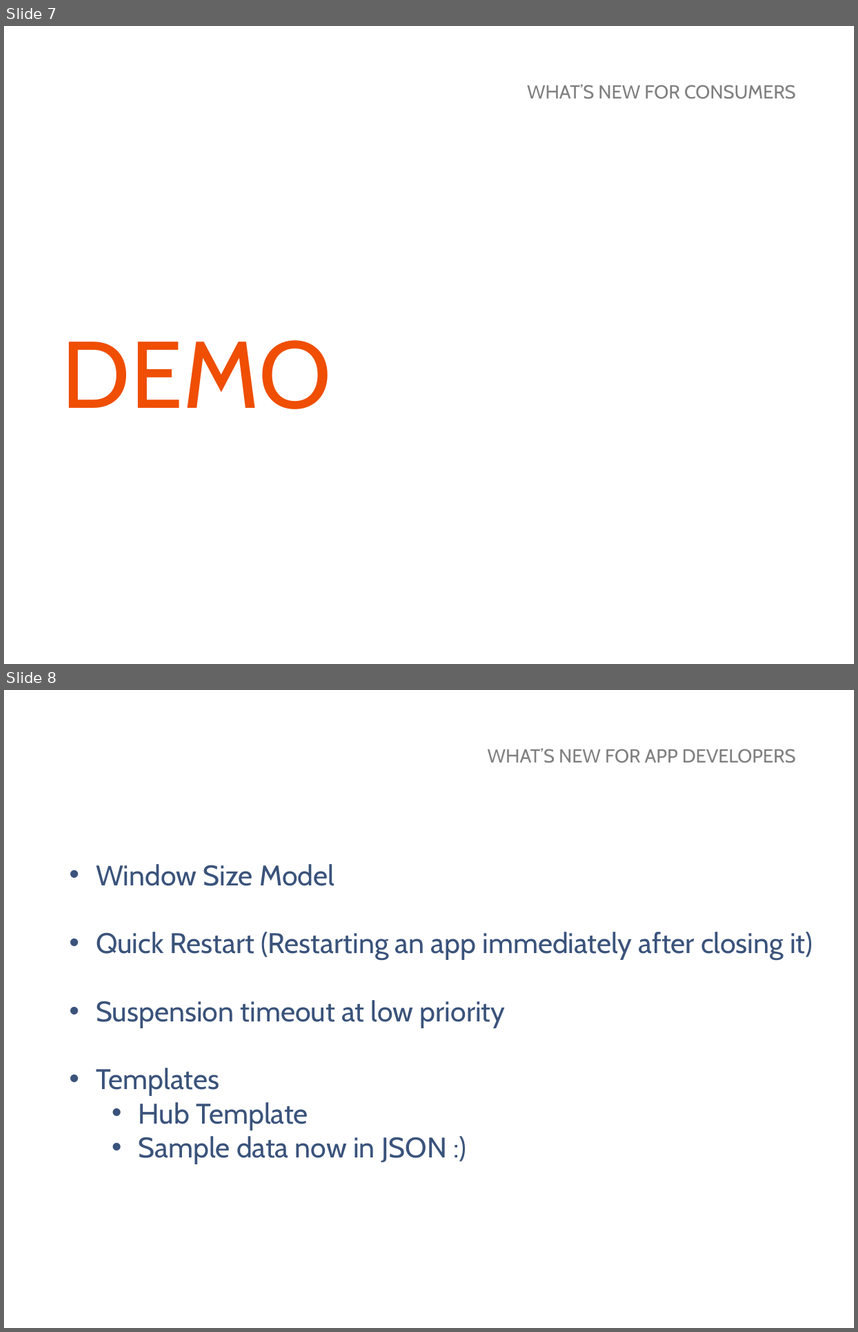
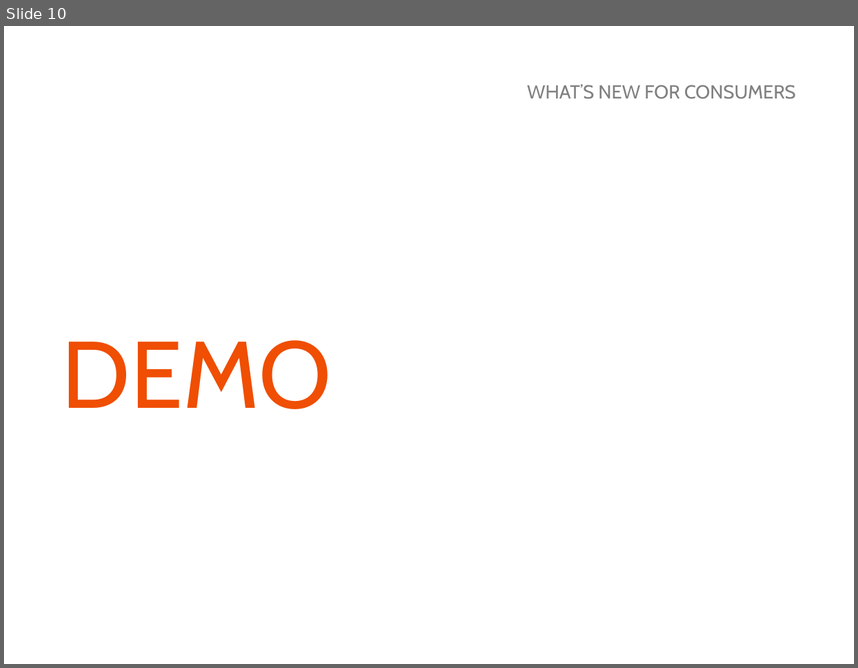
Before and after one commit to MarkerMetro/MarkerMetro.Talks, a slide deck: WhatsNewInWindows81/WhatsNewInWindows81.pptx. Shown one above the other, each under a label of ours: slides 7 and 8 before the commit, slide 10 after it. The pictures are 858x1332 and 858x668 pixels, drawn with LibreOffice and Linux fonts; fonts in the diff are those of the drawing; background and template pictures are left out. Boxes give left, top, right and bottom in pixels: in the first picture for what was removed or moved away, otherwise in the second. Text is boxed around its words. In the diff, an @@ line names an element or a change of style, - is before the commit and + after.

```diff
--- a/WhatsNewInWindows81/WhatsNewInWindows81.pptx
+++ b/WhatsNewInWindows81/WhatsNewInWindows81.pptx
@@ slide 8 removed at [4, 690, 854, 1328], background picture (left out) @@
@@ text removed at [488, 748, 796, 763] @@
-WHAT’S NEW FOR APP DEVELOPERS
@@ text removed at [96, 864, 813, 1164] @@
-• Window Size Model
-• Quick Restart (Restarting an app immediately after closing it)
-• Suspension timeout at low priority
-• Templates
-  • Hub Template
-  • Sample data now in JSON :)
@@ what was slide 7 is now slide 10 @@
```
Also in this commit, not shown: 1 slide changed, 5 slides added, 1 other slide removed.
